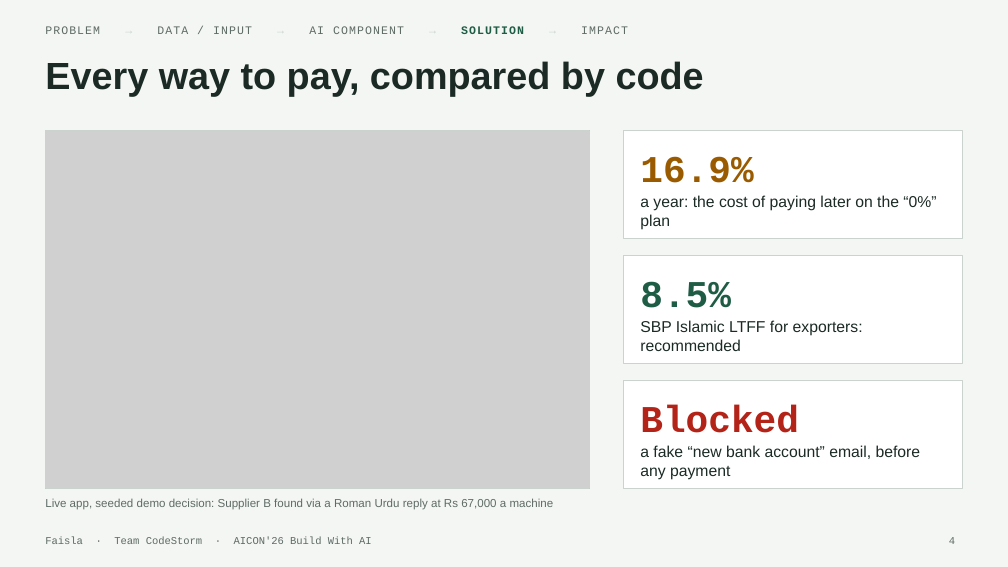
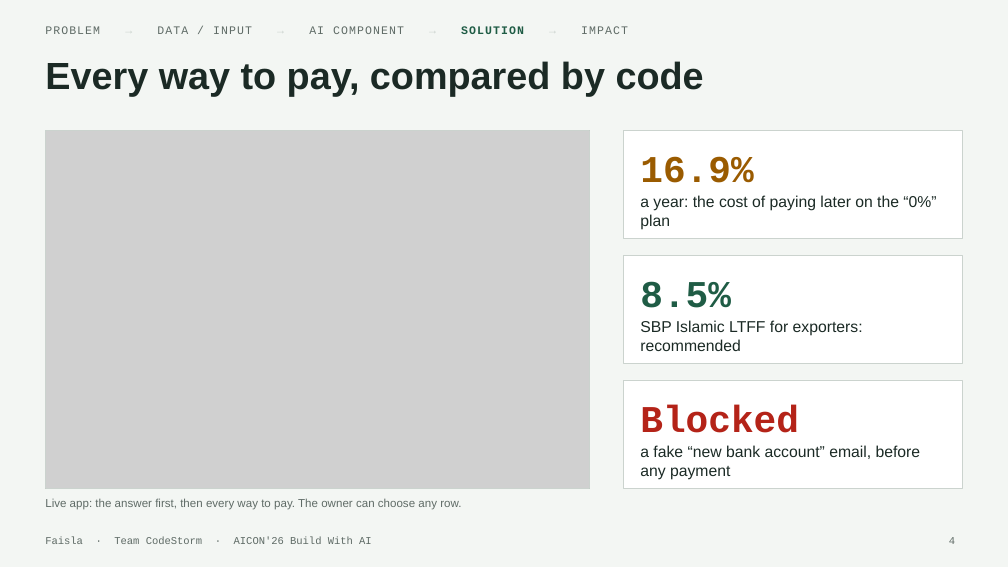
Before and after one commit to NotHamxa/faisla, a slide deck: slide 4 of docs/Faisla-Presentation.pptx. Drawn at 1008x567 pixels with LibreOffice and Linux fonts; fonts in the diff are those of the drawing; grey boxes stand for pictures. Boxes give left, top, right and bottom in pixels: in the first picture for what was removed or moved away, otherwise in the second. Text is boxed around its words. In the diff, an @@ line names an element or a change of style, - is before the commit and + after.

```diff
--- a/docs/Faisla-Presentation.pptx
+++ b/docs/Faisla-Presentation.pptx
@@ text at [45,498,461,510]: text changed @@
-Live app, seeded demo decision: Supplier B found via a Roman Urdu reply at Rs 67,000 a machine
+Live app: the answer first, then every way to pay. The owner can choose any row.
```
Also in this commit, not shown: 2 other slides changed, 2 other files.
